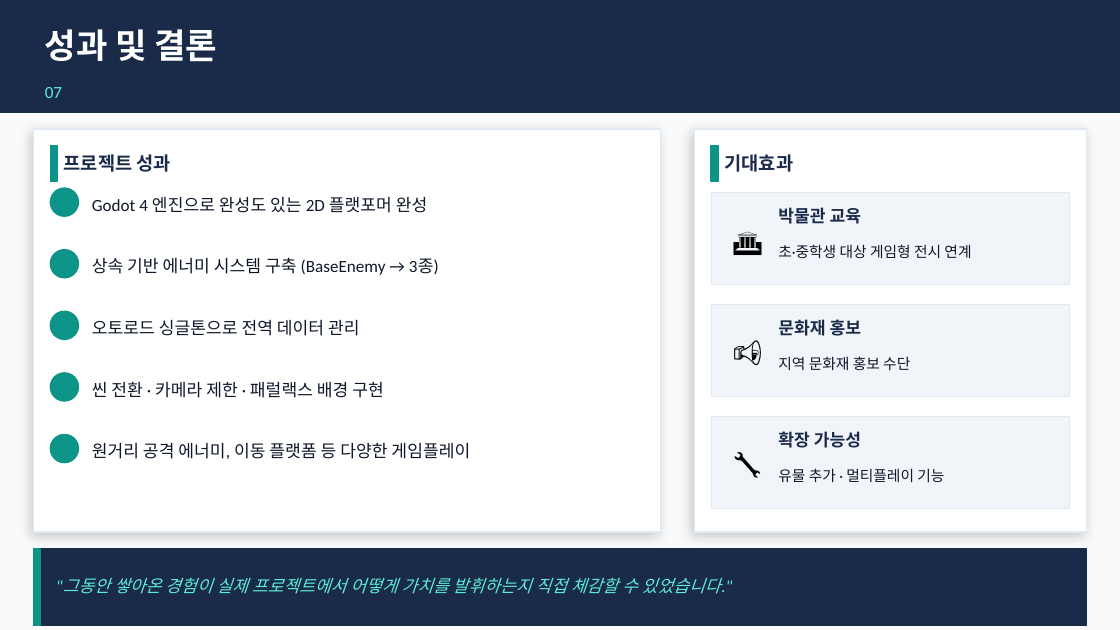
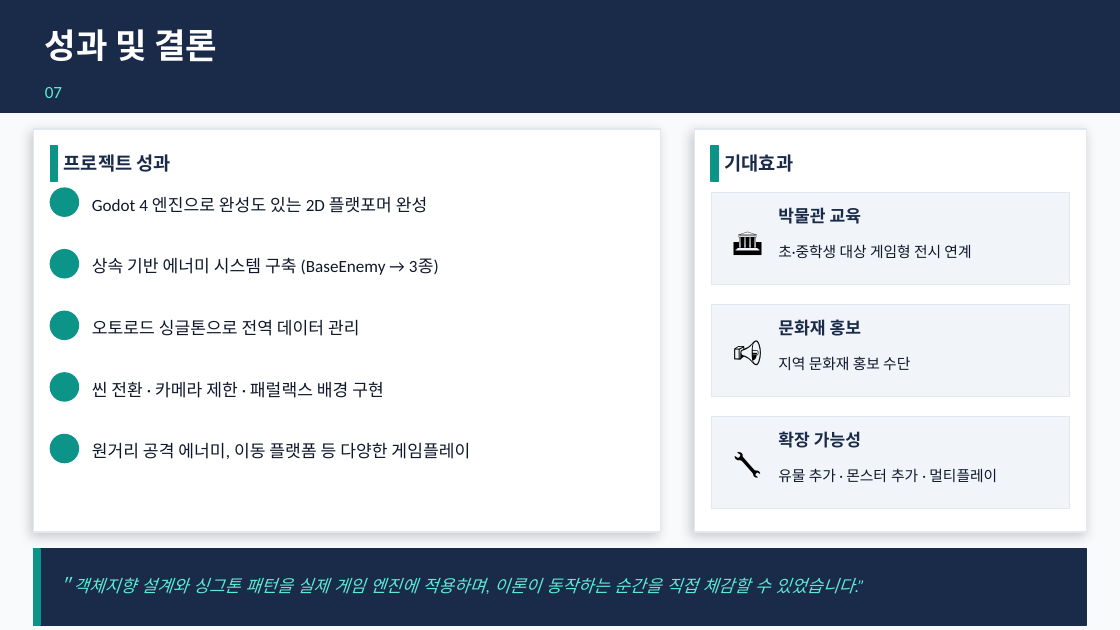
Before and after one commit to JunhyeongKim1/Retrieve-game-, a slide deck: slide 11 of Retrieve_최종발표.pptx. Drawn at 1120x630 pixels with LibreOffice and Linux fonts; fonts in the diff are those of the drawing. Boxes give left, top, right and bottom in pixels: in the first picture for what was removed or moved away, otherwise in the second. Text is boxed around its words. In the diff, an @@ line names an element or a change of style, - is before the commit and + after.

```diff
--- a/Retrieve_최종발표.pptx
+++ b/Retrieve_최종발표.pptx
@@ text at box(778, 468, 997, 482): text changed @@
-유물 추가 · 멀티플레이 기능
+유물 추가 · 몬스터 추가 · 멀티플레이
@@ text at box(56, 577, 854, 594): text changed @@
-"그동안 쌓아온 경험이 실제 프로젝트에서 어떻게 가치를 발휘하는지 직접 체감할 수 있었습니다."
+＂객체지향 설계와 싱그톤 패턴을 실제 게임 엔진에 적용하며, 이론이 동작하는 순간을 직접 체감할 수 있었습니다.”
```
Also in this commit, not shown: 2 other slides changed.
